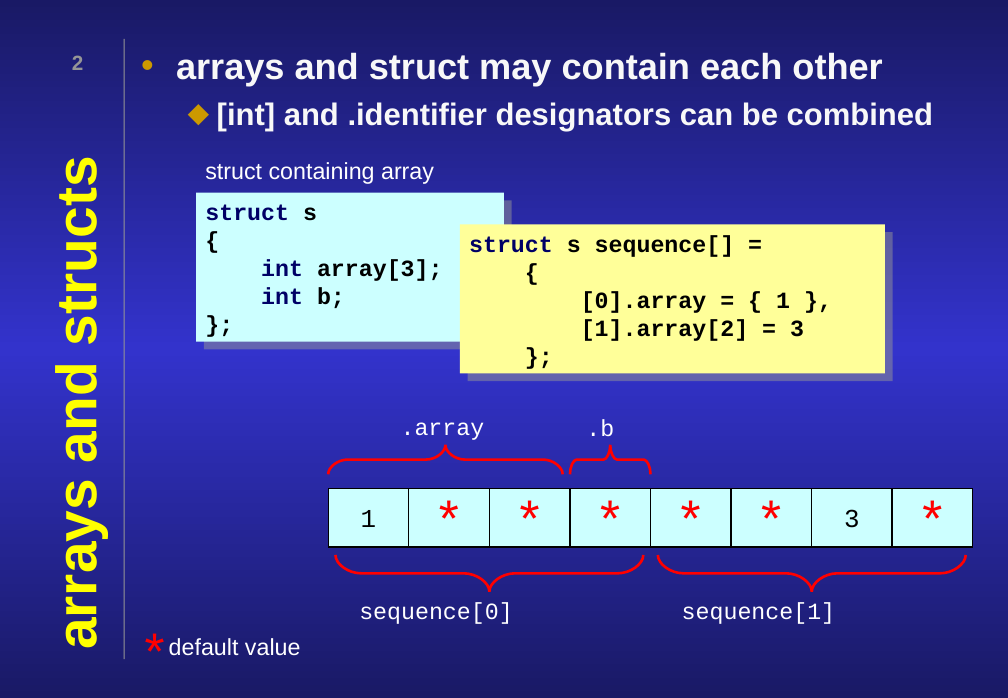
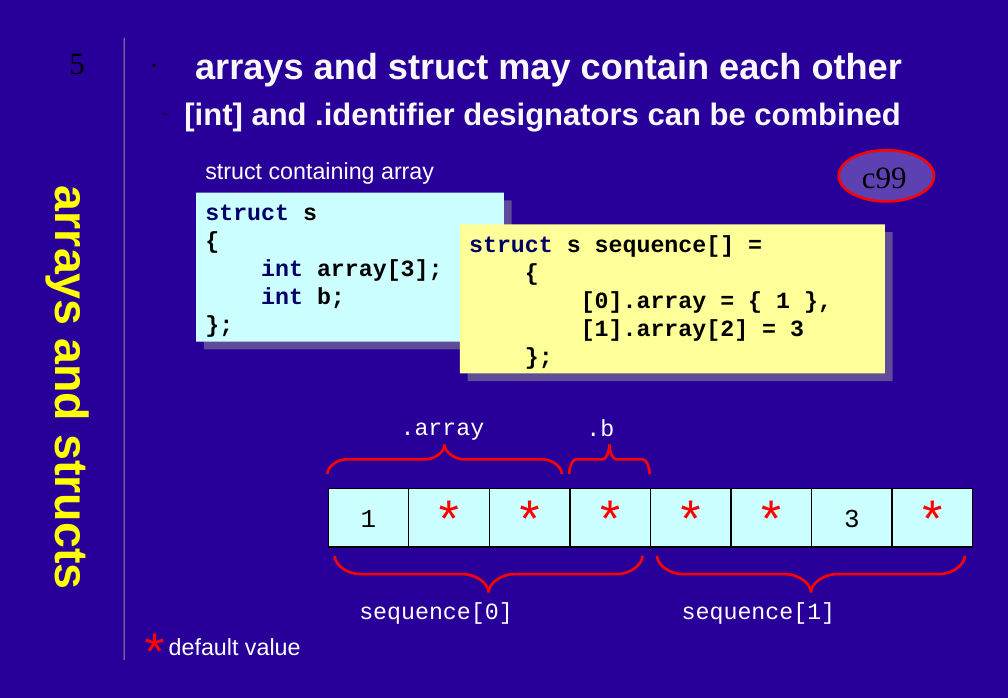
Before and after one commit to JonJagger/two-day-courses, a slide deck: slide 5 of cf/09 Appendix.ppt (slide 2 before the commit). Drawn at 1008x698 pixels with LibreOffice and Linux fonts; fonts in the diff are those of the drawing. Boxes give left, top, right and bottom in pixels: in the first picture for what was removed or moved away, otherwise in the second. Text is boxed around its words. In the diff, an @@ line names an element or a change of style, - is before the commit and + after.

```diff
--- a/cf/09 Appendix.ppt
+++ b/cf/09 Appendix.ppt
@@ background gradient #191965 to #3333CC to #280099 @@
@@ page number at [69, 53, 85, 75]: text changed; size 16 to 24 pt; font Arial to Times New Roman; text colour #969696 to #000000; bold off @@
-2
+5
@@ text "arrays and struct may contain ..." at [184, 52, 902, 132]: indent changed; bullet colour #CC9900 to #000000; bullet ⬥ to – @@
@@ title "arrays and structs" at [45, 200, 97, 584]: size 44 to 36 pt; rotation 270 to 0 degrees @@
@@ ellipse added at [839, 150, 934, 201], fill #FFFFFF at 25% opacity, outline #FF0000 2.01 pt, 24 pt, text #000000 @@
+c99
@@ outline redrawn in 4 elements at [334, 555, 642, 591], [657, 555, 964, 591], [327, 444, 562, 474], [569, 444, 650, 474] @@
@@ indent changed in 7 elements at [359, 602, 513, 624], [682, 602, 836, 624], [401, 422, 485, 440], [586, 419, 614, 437], [169, 638, 301, 656], [205, 162, 434, 184], [130, 615, 174, 686] @@
```
Also in this commit, not shown: 8 other slides changed, 8 slides added, 17 other files.
